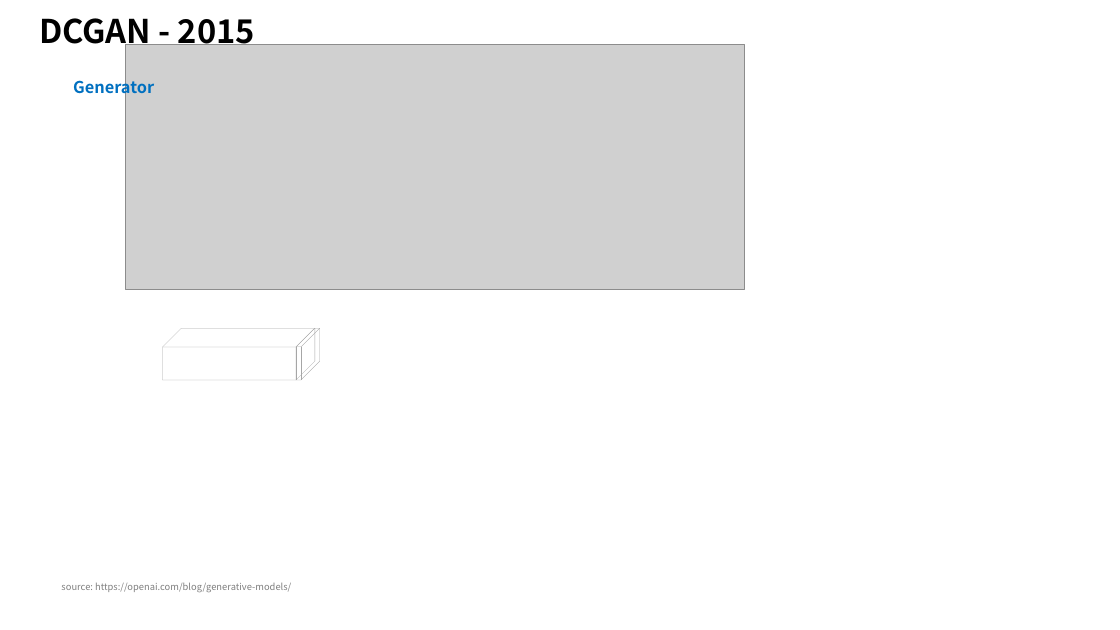
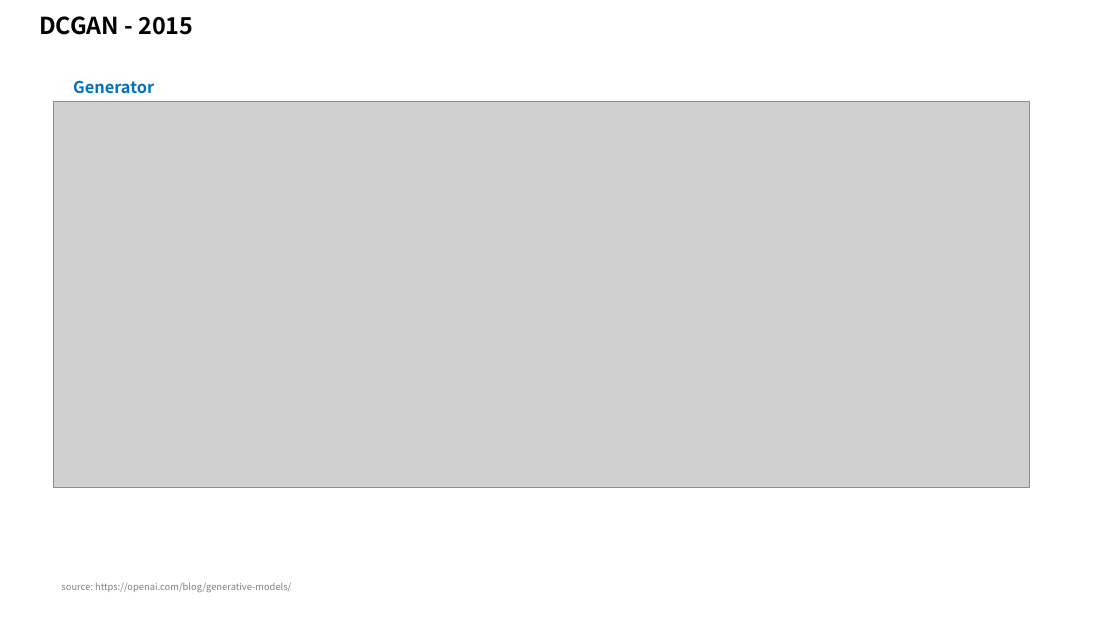
Before and after one commit to taylorguo/GAN_Understanding_Practicing, a slide deck: slide 4 of GAN_Understanding/GANunderstanding.pptx. Drawn at 1120x630 pixels with LibreOffice and Linux fonts; fonts in the diff are those of the drawing; grey boxes stand for pictures. Boxes give left, top, right and bottom in pixels: in the first picture for what was removed or moved away, otherwise in the second. Text is boxed around its words. In the diff, an @@ line names an element or a change of style, - is before the commit and + after.

```diff
--- a/GAN_Understanding/GANunderstanding.pptx
+++ b/GAN_Understanding/GANunderstanding.pptx
@@ text "DCGAN - 2015" at [39,16,193,35]: size 28 to 20 pt @@
@@ picture: place and size @@
-picture at [126,45,745,290]
+picture at [53,101,1029,487]
@@ cube removed at [162,329,314,381] @@
@@ cube removed at [296,329,319,381] @@
```
Also in this commit, not shown: 6 other slides changed, 1 slide added, 3 slides removed.
